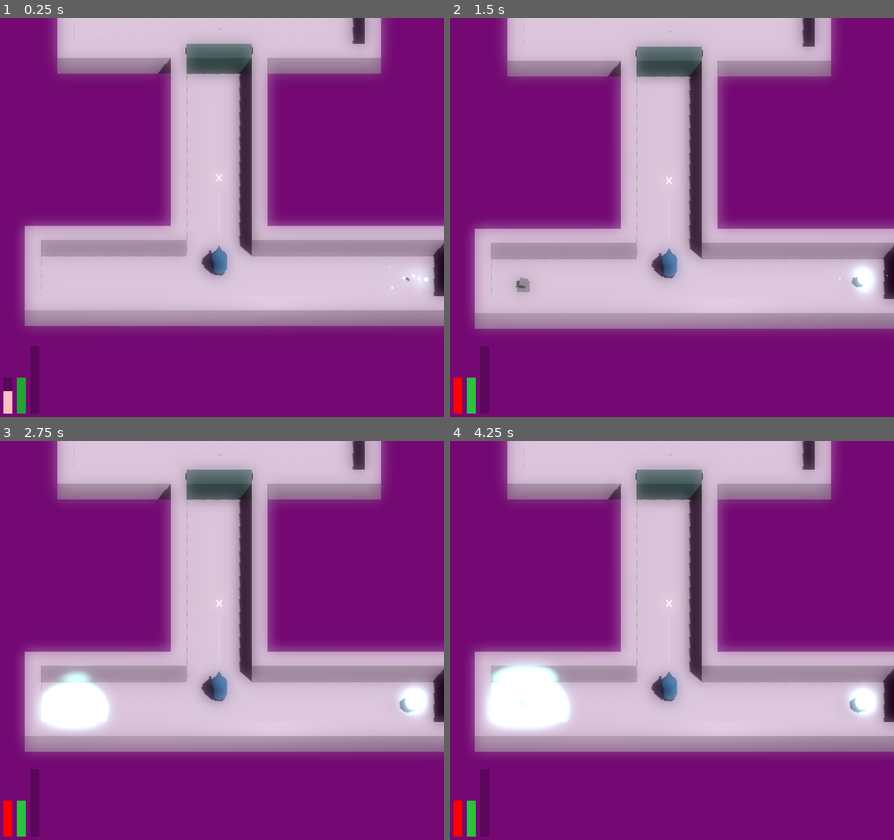
Above: before the commit, frames 1-4 (two rows, left to right).
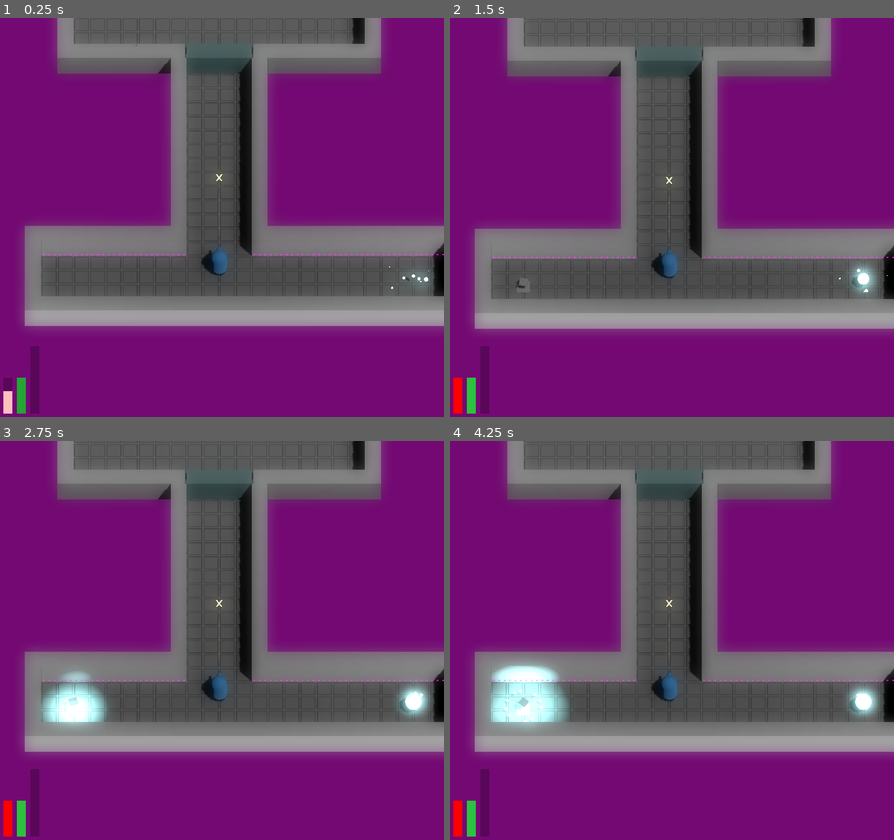
Above: after the commit, the same moments.

Repository: JackEvans24/bullet-absorb
Game: Godot game, scene res://scenes/main.tscn
Same seed, same stepped clock (60 frames per second), same inputs: the game is played once before the commit and once after it.
Inputs:
- Up to frame 1 (0.25 s): no input
- Up to frame 2 (1.5 s): no input
- Up to frame 3 (2.75 s): no input
- Up to frame 4 (4.25 s): no input

The runs differ from the first frame. In frame 1, 38% of the frame differs, in the area x 5-100%, y 0-78%; in frame 2, 39%; in frame 3, 39%; in frame 4, 38%.

Commit message:
fix: fix null errors in room configuration reading

Diff:
--- a/scripts/mechanics/rooms/room.gd
+++ b/scripts/mechanics/rooms/room.gd
@@ -24,10 +24,15 @@
 	call_deferred("on_first_entry")
 
 func on_first_entry():
+	if len(data.waves) <= 0:
+		return
+
 	close_all_doors()
 	set_room_configuration(data.waves[wave_index])
 
 func set_room_configuration(config: RoomConfiguration):
+	if config == null:
+		return
 	for enemy_config in config.enemies:
 		add_enemy(enemy_config)
 		enemy_count += 1
